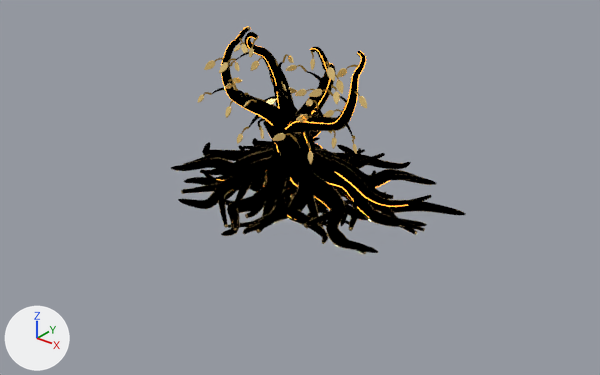
The glTF model public/cinema2/models/golden-roots.glb: old version first, new version second.
The view is the same before and after, from a 50 mm lens placed at (4.81, -5.91, 2.18), pointed at (0.23, -0.18, -1.37). The lights are fixed; the arrows at lower left show +X, +Y and +Z. The older version comes first.

The first picture shows 'leaves', 'roots', 'veins'.
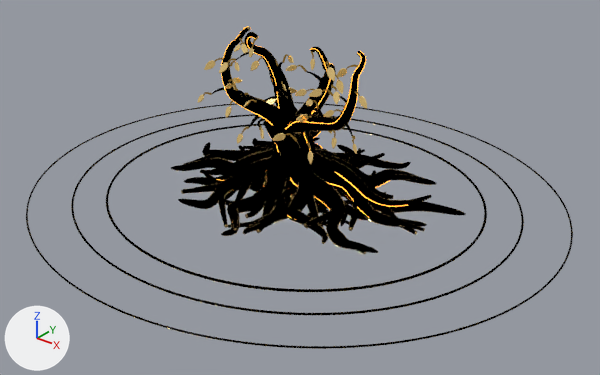
Where the change shows, as pixel boxes [x1, y1, x2, y2] in the pictures (600 x 375 px):
'rings', added: after [26, 102, 573, 349]

The change, as a diff of the scene's bpy script:
```diff
--- a/public/cinema2/models/golden-roots.glb.py
+++ b/public/cinema2/models/golden-roots.glb.py
@@ mat_rings @@
+mat_rings = principled_material('rings')
+mat_rings.base_color = (0.5, 0.34, 0.12)  # orange #bc9e61
+mat_rings.metallic = 1.0
+mat_rings.roughness = 0.25
@@ me_rings @@
+me_rings.from_pydata(...)  # 3480 vertices, 6948 faces; spans x -2.76..2.76, y -2.54..2.54, z -1.56..-1.54
+me_rings.materials.append(mat_rings)  # orange #bc9e61
@@ ob_rings @@
+ob_rings = bpy.data.objects.new('rings', me_rings)
+ob_rings.location = (0.0, 0.0, 0.0)
```
